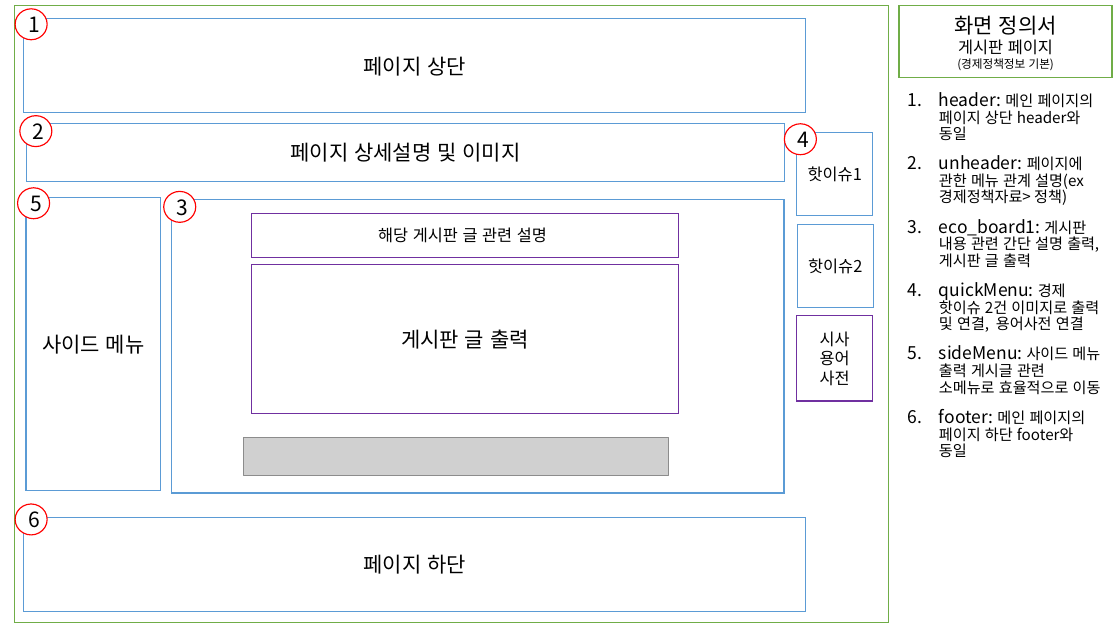
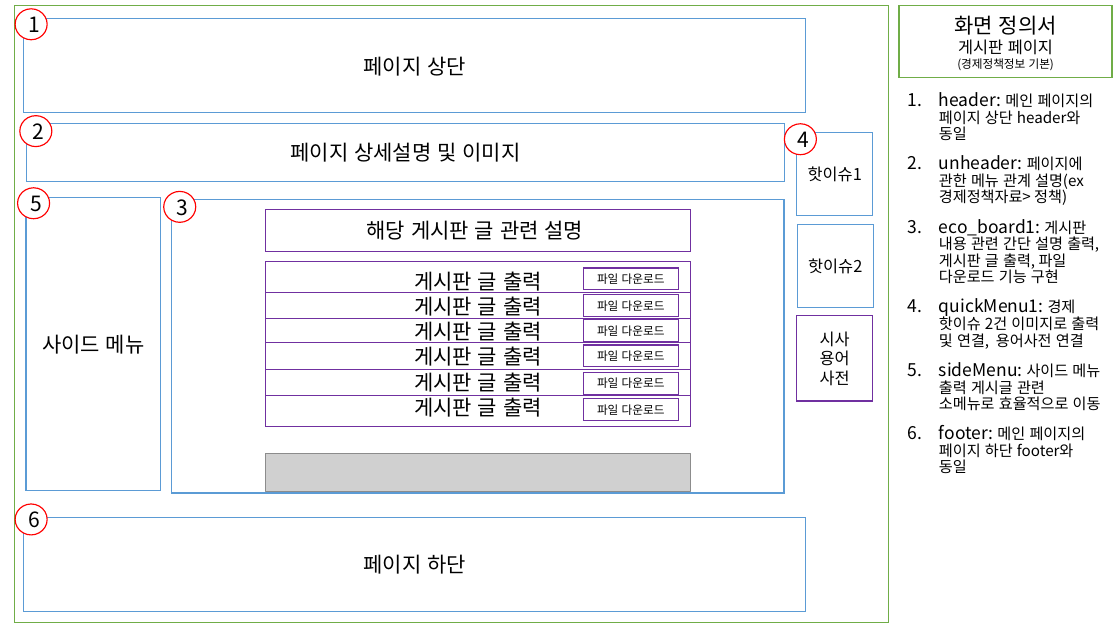
Before and after one commit to JSH970930/renewKDI, a slide deck: slide 3 of 응용SW프로젝트 화면정의서 1조.pptx (slide 4 before the commit). Drawn at 1120x630 pixels with LibreOffice and Linux fonts; fonts in the diff are those of the drawing; grey boxes stand for pictures. Boxes give left, top, right and bottom in pixels: in the first picture for what was removed or moved away, otherwise in the second. Text is boxed around its words. In the diff, an @@ line names an element or a change of style, - is before the commit and + after.

```diff
--- a/응용SW프로젝트 화면정의서 1조.pptx
+++ b/응용SW프로젝트 화면정의서 1조.pptx
@@ rectangle "해당 게시판 글 관련 설명": place and size @@
-rectangle "해당 게시판 글 관련 설명" at [252, 213, 679, 258]
+rectangle "해당 게시판 글 관련 설명" at [266, 209, 690, 251]
@@ rectangle "해당 게시판 글 관련 설명" at [266, 209, 690, 251]: size 14 to 18 pt @@
@@ text at [939, 219, 1099, 349]: text changed @@
-3. eco_board1: 게시판 내용 관련 간단 설명 출력, 게시판 글 출력
-4. quickMenu: 경제 핫이슈 2건 이미지로 출력 및 연결, 용어사전 연결
+3. eco_board1: 게시판 내용 관련 간단 설명 출력, 게시판 글 출력, 파일 다운로드 기능 구현
+4. quickMenu1: 경제 핫이슈 2건 이미지로 출력 및 연결, 용어사전 연결
@@ rectangle "게시판 글 출력": place and size @@
-rectangle "게시판 글 출력" at [252, 264, 679, 413]
+rectangle "게시판 글 출력" at [266, 261, 690, 427]
@@ rectangle added at [583, 268, 678, 290], fill #FFFFFF, outline #7030A0 1 pt, 10 pt, text #000000 @@
+파일 다운로드
@@ line added from (691, 292) to (266, 292), #7030A0 0.5 pt @@
@@ text in rectangle at [414, 296, 542, 417]: paragraphs added @@
+게시판 글 출력
+게시판 글 출력
+게시판 글 출력
+게시판 글 출력
+게시판 글 출력
@@ rectangle added at [583, 295, 678, 317], fill #FFFFFF, outline #7030A0 1 pt, 10 pt, text #000000 @@
+파일 다운로드
@@ line added from (691, 318) to (266, 318), #7030A0 0.5 pt @@
@@ rectangle added at [583, 319, 678, 341], fill #FFFFFF, outline #7030A0 1 pt, 10 pt, text #000000 @@
+파일 다운로드
@@ line added from (690, 343) to (266, 343), #7030A0 0.5 pt @@
@@ rectangle added at [583, 345, 678, 367], fill #FFFFFF, outline #7030A0 1 pt, 10 pt, text #000000 @@
+파일 다운로드
@@ line added from (691, 370) to (266, 370), #7030A0 0.5 pt @@
@@ rectangle added at [583, 372, 678, 394], fill #FFFFFF, outline #7030A0 1 pt, 10 pt, text #000000 @@
+파일 다운로드
@@ line added from (690, 396) to (266, 396), #7030A0 0.5 pt @@
@@ rectangle added at [583, 399, 678, 421], fill #FFFFFF, outline #7030A0 1 pt, 10 pt, text #000000 @@
+파일 다운로드
@@ picture: place and size @@
-picture at [244, 438, 668, 476]
+picture at [266, 454, 690, 492]
```
Also in this commit, not shown: 1 other slide changed, 3 slides added, 1 slide removed.
